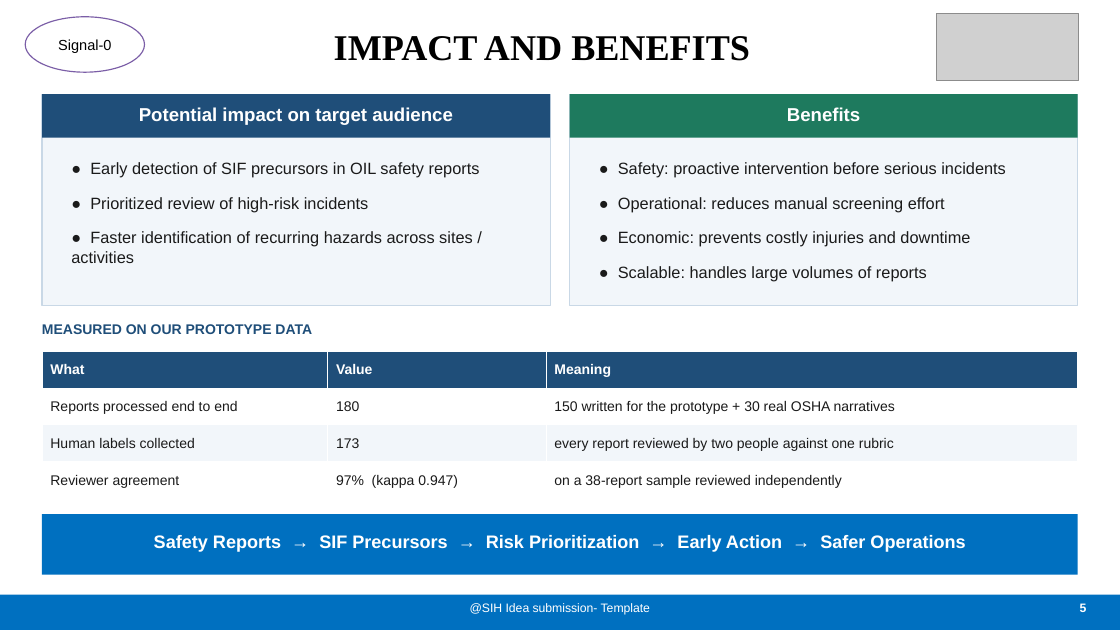
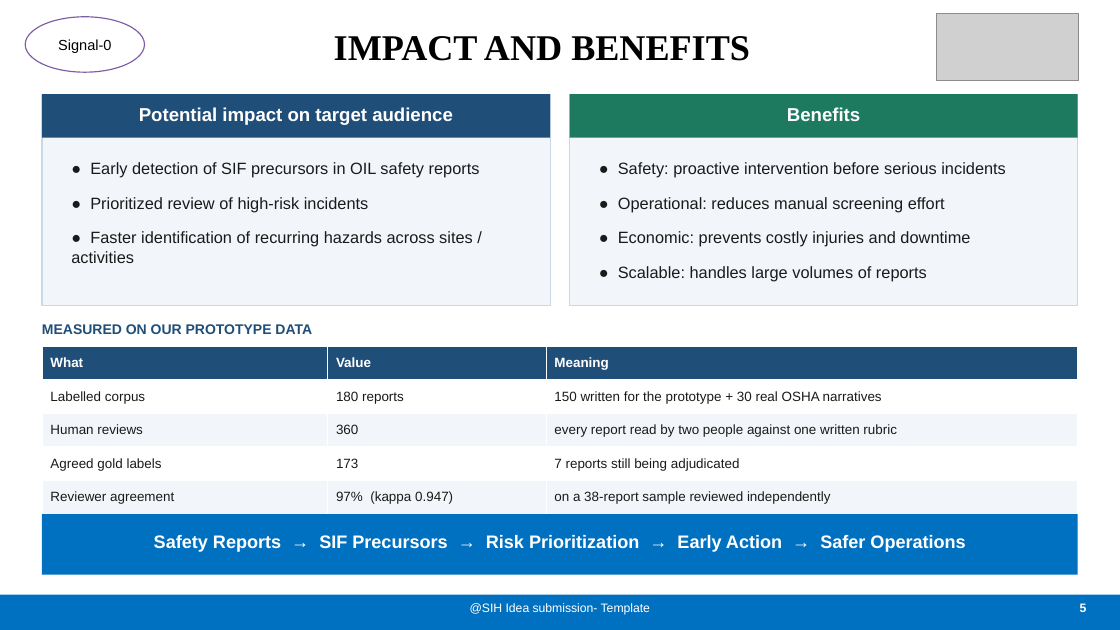
Before and after one commit to sukanya-2006/SANKET, a slide deck: slide 5 of docs/SANKET-SIH2026-Idea-Submission.pptx. Drawn at 1120x630 pixels with LibreOffice and Linux fonts; fonts in the diff are those of the drawing; grey boxes stand for pictures. Boxes give left, top, right and bottom in pixels: in the first picture for what was removed or moved away, otherwise in the second. Text is boxed around its words. In the diff, an @@ line names an element or a change of style, - is before the commit and + after.

```diff
--- a/docs/SANKET-SIH2026-Idea-Submission.pptx
+++ b/docs/SANKET-SIH2026-Idea-Submission.pptx
@@ table at (42,346,1078,514) @@
-row 2: Reports processed end to end | 180 | 150 written for the prototype + 30 real OSHA narratives
-row 3: Human labels collected | 173 | every report reviewed by two people against one rubric
+row 2: Labelled corpus | 180 reports | 150 written for the prototype + 30 real OSHA narratives
+row 3: Human reviews | 360 | every report read by two people against one written rubric
+row 4: Agreed gold labels | 173 | 7 reports still being adjudicated
@@ table: place and size @@
-table at (42,351,1078,499)
+table at (42,346,1078,514)
```
Also in this commit, not shown: 2 other slides changed, 2 other files.
